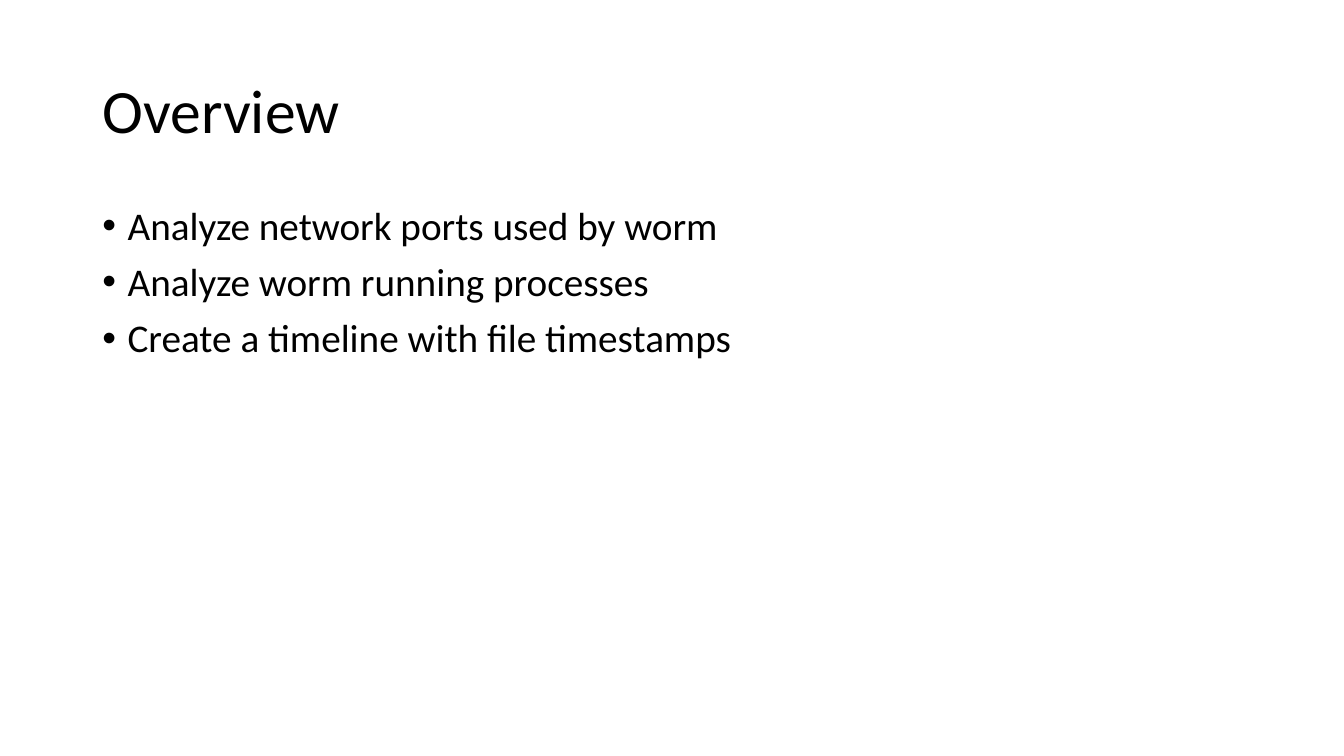
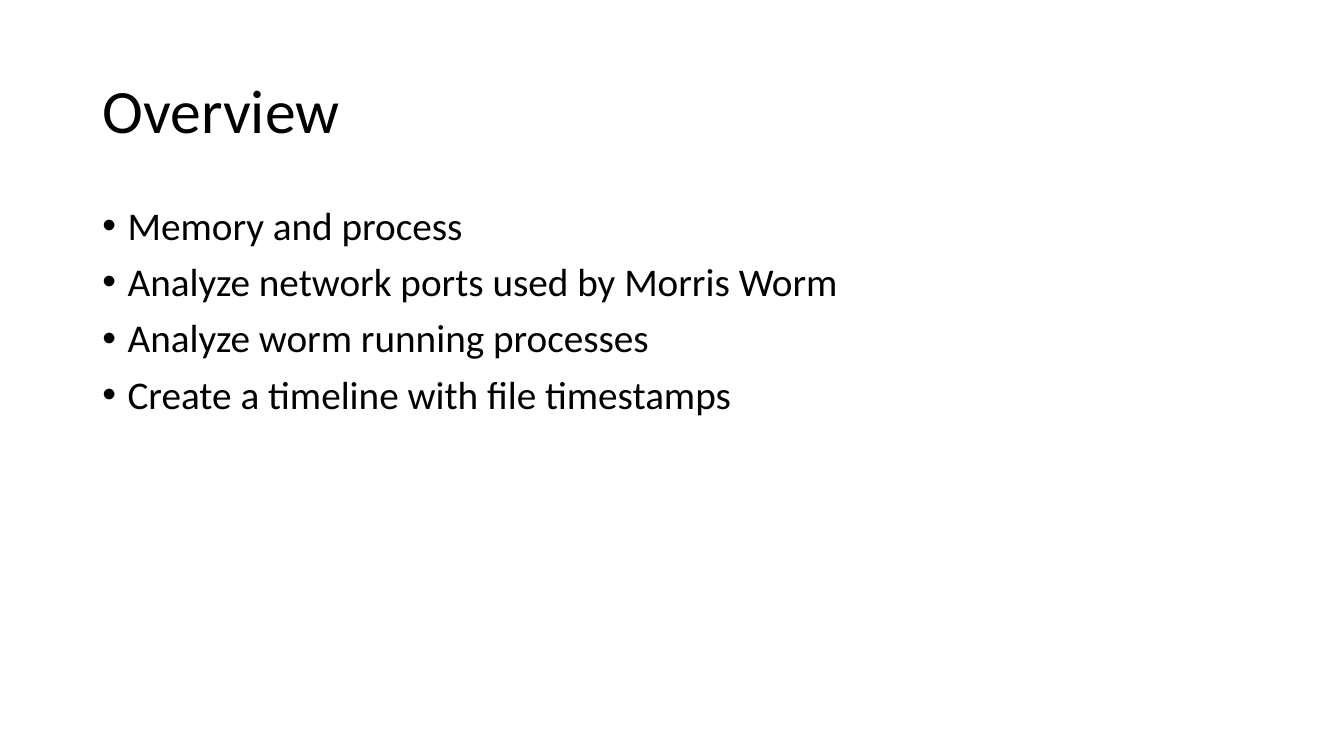
Before and after one commit to frankwxu/digital-forensics-lab, a slide deck: slide 2 of Morris_Worm/Morris_Forensics.pptx. Drawn at 1344x756 pixels with LibreOffice and Linux fonts; fonts in the diff are those of the drawing; background and template pictures are left out. Boxes give left, top, right and bottom in pixels: in the first picture for what was removed or moved away, otherwise in the second. Text is boxed around its words. In the diff, an @@ line names an element or a change of style, - is before the commit and + after.

```diff
--- a/Morris_Worm/Morris_Forensics.pptx
+++ b/Morris_Worm/Morris_Forensics.pptx
@@ text at bbox=[128, 212, 838, 303]: text changed @@
-• Analyze network ports used by worm
+• Memory and process
+• Analyze network ports used by Morris Worm
```
Also in this commit, not shown: 2 other slides changed, 10 slides added, 1 other file.
